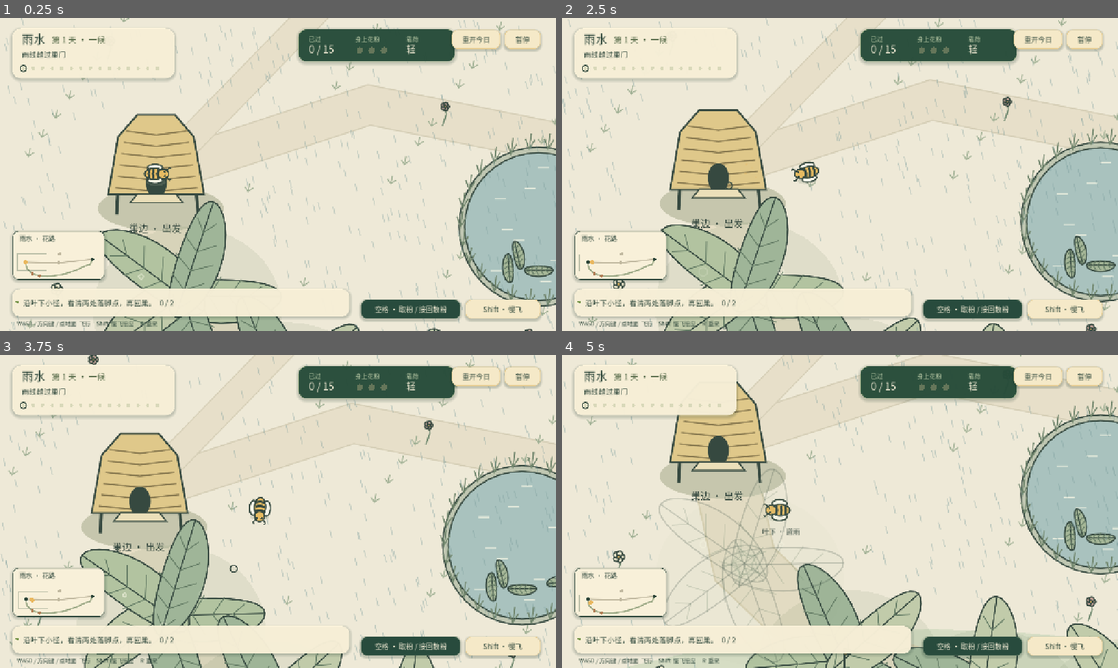
Above: before the commit, frames 1-4 (two rows, left to right).
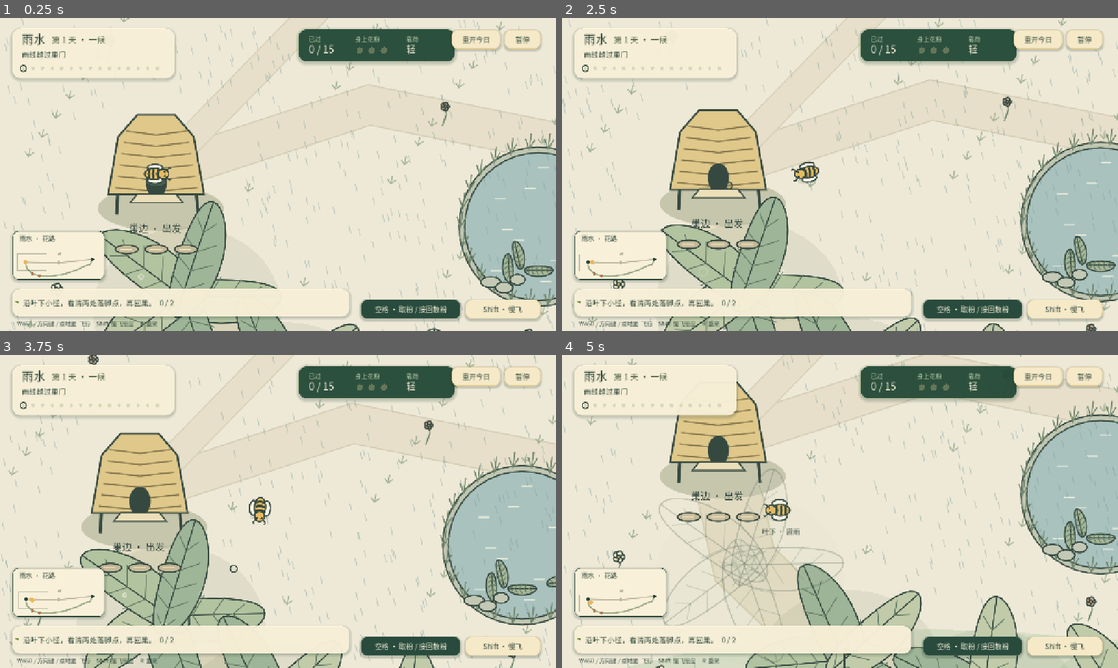
Above: after the commit, the same moments.

Repository: alanthssss/nameless-becoming
Game: Godot game, scene res://playtest/rain_route/rain_route.tscn
Same seed, same stepped clock (60 frames per second), same inputs: the game is played once before the commit and once after it. This scene is started directly instead of the project's main scene. Sound files missing from this copy of the repository are replaced by a short silence.
Inputs (mouse positions are in pixels of both pictures, inside the frame that each line leads up to):
- Up to frame 1 (0.25 s): no input
- Up to frame 2 (2.5 s): click "空格 · 取粉 / 接回散粉" at 0.5 s; tap Enter (ui_accept) at 1.25, 1.52, 1.82 s; move the mouse to (962, 158) at 1.27 s; hold D (move_right) 1.28-2 s; hold Space (action) 1.28-2 s; click (962, 158) at 1.42 s; tap Shift at 1.55 s; drag from (728, 190) to (812, 237) at 2.02 s
- Up to frame 3 (3.75 s): move the mouse to (333, 442) at 2.77 s; hold D (move_right) 2.78-3.5 s; hold Space (action) 2.78-3.5 s; tap Shift at 3.05 s; drag from (250, 574) to (111, 464) at 3.52 s
- Up to frame 4 (5 s): move the mouse to (1006, 558) at 4.27 s; hold A (move_left) from 4.28 s (still down); hold Q (return_hive) from 4.28 s (still down); tap Enter (ui_accept) at 4.52, 4.82 s; tap Shift at 4.55 s

The runs differ from the first frame. In frame 1, 0.5% of the frame differs, in the area x 20-95%, y 72-88%; in frame 2, 0.5%; in frame 3, 0.5%; in frame 4, 0.6%, in the area x 20-95%, y 50-66%.

Commit message:
feat: add Rain Water landmarks and a quiet homecoming

Diff:
--- a/godot/playtest/rain_route/rain_route.gd
+++ b/godot/playtest/rain_route/rain_route.gd
@@ -26,6 +26,7 @@
 var font := preload("res://fonts/NotoSansCJKsc-ProjectSubset.otf")
 var paused := false
 var sound: AudioStreamPlayer
+var rain_sound: AudioStreamPlayer
 var music: AudioStreamPlayer
 var pointer_target := Vector2.ZERO
 var pointer_active := false
@@ -65,6 +66,14 @@
 	sound = AudioStreamPlayer.new()
 	sound.bus = &"SFX"
 	add_child(sound)
+	rain_sound = AudioStreamPlayer.new()
+	var rain_stream: AudioStreamWAV = preload("res://assets/audio/rain_route_rain.wav").duplicate()
+	rain_stream.loop_mode = AudioStreamWAV.LOOP_FORWARD
+	rain_stream.loop_end = int(rain_stream.get_length() * rain_stream.mix_rate)
+	rain_sound.stream = rain_stream
+	rain_sound.volume_db = -24
+	add_child(rain_sound)
+	rain_sound.play()
 	music = AudioStreamPlayer.new()
 	music.stream = MUSIC
 	music.bus = &"Music"
@@ -295,6 +304,9 @@
 		pointer_active = true
 
 func _physics_process(delta: float) -> void:
+	rain_sound.stream_paused = paused
+	if not paused:
+		rain_sound.volume_db = linear_to_db(maxf(0.001, model.rain_strength() * (0.045 if model.sheltered(model.position) else 0.085)))
 	if not paused:
 		visual_time += delta
 		for index in range(action_reactions.size() - 1, -1, -1):
@@ -352,6 +364,8 @@
 	queue_redraw()
 
 func _context_message() -> String:
+	if model.homecoming_time >= 0:
+		return "大家都回来了。雨慢慢小了，可以再待一会儿；到巢门按空格收工。"
 	if beetle_greeting_time > 0:
 		return "它平安到家了。可以歇一会儿，再回巢。"
 	if model.work_ready():
@@ -442,7 +456,7 @@
 		var p: Vector2 = Vector2(40, 514) + Model.BUILD_SITES[i] * 0.053
 		draw_circle(p, 4, Color("79974d") if model.built_site == i else Color("c1b9a0"))
 	if model.last_event != "":
-		_text(Vector2(260, 594), "花路记事 · " + str(model.event_catalog[model.last_event].title), 16, INK)
+		_text(Vector2(260, 594), "花路记事 · " + str({8: "带粉途中歇歇脚", 13: "带大家采粉回家", 14: "到叶台接伙伴", 15: "一起带粉回家"}.get(int(model.event_catalog[model.last_event].order), model.event_catalog[model.last_event].title)), 16, INK)
 	for target: Vector2 in model.objective_points():
 		draw_circle(Vector2(40, 514) + target * 0.053, 3.5, Color("b17c54"))
 	if model.day_finished and not model.complete and not paused:
--- a/godot/playtest/rain_route/route_landscape.gd
+++ b/godot/playtest/rain_route/route_landscape.gd
@@ -167,7 +167,7 @@
 	if visible_world.has_point(Model.FLOWERS):
 		if not occupied(Model.FLOWERS):
 			canopy(Model.FLOWERS + Vector2(0, -15), 4)
-		for i in range(13):
+		for i in range(9):
 			var p := Model.FLOWERS + Vector2(sin(i * 2.39) * (45 + i * 5), cos(i * 2.39) * (40 + i * 5))
 			flower(p, 19 + i % 4, Color("d5a99b") if i % 3 else Color("f1e6ba"))
 	_daily_world(visible_world)
@@ -211,6 +211,7 @@
 	_draw_drip_gaps(visible_world)
 	_draw_seed_landing(visible_world)
 	_draw_beetle_guest(visible_world)
+	_draw_landmarks(visible_world)
 	_draw_beetle_hint()
 	if route.model.sheltered(route.model.position) and route.model.position.distance_to(Model.HIVE) > 205:
 		label(route.model.position + Vector2(-38, 55), "叶下 · 避雨", 16)
@@ -272,7 +273,7 @@
 	hive()
 	label(Model.FLOWERS + Vector2(-57, 166), "花田 · 取粉", 22)
 	label(Vector2(1000, 1770), "叶下小径", 30)
-	label(Vector2(1850, 480), "雨中的洼地", 30)
+	label(Vector2(1250, 345), "上方小路", 24)
 
 
 func extra_roofs() -> Array:
@@ -314,7 +315,7 @@
 				flower(spot, 15 + pulse * 3, Color("e2c2ab").lerp(Color("f1e6ba"), pulse * 0.5))
 				if model.pollinated.has(str(i)):
 					draw_circle(spot, 4, GOLD)
-		label(p + Vector2(-35, 65), "花粉已到" if model.pollinated.has(str(i)) else "待传粉", 16)
+		label(p + Vector2(-35, 65), "花已结籽" if model.pollinated.has(str(i)) and model.day >= 11 else ("已传粉" if model.pollinated.has(str(i)) else "待传粉"), 16)
 	if model.day >= 7:
 		var landing: Vector2 = Model.Calendar.DAYS[6].target
 		if visible_world.has_point(landing):
@@ -414,7 +415,7 @@
 	if visible_world.has_point(target):
 		# The destination stays legible above transparent overhead leaves.
 		draw_rect(Rect2(target + Vector2(-92, 73), Vector2(184, 30)), Color("f8f0d9"))
-		label(target + Vector2(-78, 94), "种壳放这里 · %d / 3" % model.cleared.size(), 17)
+		label(target + Vector2(-78, 94), "清好的干地" if model.cleared.size() == 3 else "种壳放这里 · %d / 3" % model.cleared.size(), 17)
 		if model.day == 7 and model.carried_seed >= 0:
 			draw_arc(target, 75, 0, TAU, 48, Color("ae7d55"), 2, true)
 	if model.day == 7 and model.carried_seed >= 0 and model.position.distance_to(target) >= 75:
@@ -455,6 +456,8 @@
 	if model.day < 9 or not visible_world.has_point(model.beetle_position):
 		return
 	var p: Vector2 = model.beetle_position
+	if model.beetle_home and model.day > 9:
+		p += Vector2(sin(route.visual_time * 0.45) * 17, sin(route.visual_time * 0.9) * 4)
 	var remaining: float = route.beetle_greeting_time
 	var elapsed: float = 4.0 - remaining
 	var turn := smoothstep(0.4, 1.2, elapsed) if remaining > 0 else 0.0
@@ -465,7 +468,7 @@
 	for side in [-1, 1]:
 		for leg in range(3):
 			var foot := Vector2(side * 19, -10 + leg * 10)
-			if side == 1 and leg == 0 and elapsed > 1.2 and remaining > 0.7:
+			if side == 1 and leg == 0 and ((elapsed > 1.2 and remaining > 0.7) or (model.beetle_home and model.day > 9 and p.distance_to(model.position) < 155 and fposmod(route.visual_time, 7) < 1.5)):
 				foot += Vector2(5 + sin(elapsed * 9) * 4, -9 + cos(elapsed * 9) * 4)
 			line([Vector2(side * 8, -10 + leg * 10), foot], INK, 2)
 	oval(Vector2.ZERO, Vector2(13, 19), Color("ae9278"))
@@ -476,6 +479,47 @@
 		line([Vector2(side * 4, -23), Vector2(side * 9, -28)], INK, 1.3)
 	draw_set_transform(Vector2.ZERO)
 	if model.beetle_home:
-		label(p + Vector2(-30, 48), "到家了", 16)
+		label(p + Vector2(-30, 48), "到家了" if model.day == 9 else "小甲虫的家", 16)
 	elif model.day != 9:
 		label(p + Vector2(-30, 43), "小甲虫", 16)
+
+
+func _draw_landmarks(visible_world: Rect2) -> void:
+	var model = route.model
+	# Each place gets a different silhouette; these marks never alter flight collision.
+	if visible_world.has_point(Model.HIVE):
+		for i in range(3):
+			var p := Model.HIVE + Vector2(-68 + i * 68, 172)
+			oval(p, Vector2(26, 10), Color("c4b998"))
+			line([p + Vector2(-15, 0), p + Vector2(12, 0)], Color("eee2bd"), 1.5)
+	for index in range(Model.PONDS.size()):
+		var pond: Vector3 = Model.PONDS[index]
+		var bank := Vector2(pond.x - pond.z * 0.65, pond.y + pond.z * 0.75)
+		if visible_world.has_point(bank):
+			for i in range(3):
+				oval(bank + Vector2(i * 31, sin(i * 1.8) * 13), Vector2(23 - i * 3, 12), Color("c4c9b5"))
+	if visible_world.has_point(Model.FLOWERS):
+		var edge := Model.FLOWERS + Vector2(-112, 110)
+		line([edge + Vector2(-10, 24), edge, edge + Vector2(35, -13), edge + Vector2(62, -5)], Color("867b57"), 3)
+		for i in range(3):
+			flower(edge + Vector2(i * 30, -24 - i * 8), 10, Color("e3c580"))
+	if model.built_site >= 0 and visible_world.has_point(model.roof_position()):
+		var p: Vector2 = model.roof_position() + Vector2(0, 135)
+		leaf(p, 55, 0.05, Color("d8ceaa"))
+		line([p + Vector2(-57, 18), p + Vector2(-43, 34), p + Vector2(43, 34), p + Vector2(57, 18)], INK, 2)
+		label(p + Vector2(-46, 59), "叶下歇脚", 17)
+		# Familiar five companions remain the only bee group; no extra background bees.
+		if model.day == 14 and not model.waiting_companion_points().is_empty():
+			label(model.roof_position() + Vector2(-45, -90), "伙伴在这里", 17)
+	if model.beetle_home:
+		var p: Vector2 = model.beetle_rest_position() + Vector2(35, 35)
+		if visible_world.has_point(p):
+			oval(p, Vector2(21, 16), Color("c1ad8b"))
+			oval(p + Vector2(0, 6), Vector2(10, 10), INK, false)
+			leaf(p + Vector2(-3, -17), 33, -0.15, GREEN)
+	if model.cleared.size() == 3:
+		var p := Vector2(2500, 1110)
+		if visible_world.has_point(p):
+			oval(p, Vector2(74, 35), Color("e6d5ac"), false)
+			for i in range(3):
+				line([p + Vector2(-35 + i * 27, 8), p + Vector2(-31 + i * 27, -9)], Color("bfae86"), 1.5)
--- a/godot/playtest/rain_route/route_model.gd
+++ b/godot/playtest/rain_route/route_model.gd
@@ -43,6 +43,7 @@
 var drip_hit_points: Dictionary = {}
 var moving_hold := 0.0
 var day_clock := 0.0
+var homecoming_time := -1.0
 var dry_days := 0
 var dawn_state: Dictionary = {}
 
@@ -106,6 +107,7 @@
 	day_delivered = 0
 	day_spills = 0
 	day_clock = 0
+	homecoming_time = -1.0
 	moving_hold = 0
 	rain_exposure = 0
 	drops.clear()
@@ -388,7 +390,7 @@
 	return built_site >= 0 and point.distance_to(roof_position()) < roof_radius()
 
 func rain_strength() -> float:
-	return (0.72 if day >= 14 else 0.6) + sin(elapsed * 0.055) * 0.18
+	return ((0.72 if day >= 14 else 0.6) + sin(elapsed * 0.055) * 0.18) * (lerpf(1.0, 0.08, smoothstep(0, 6, homecoming_time)) if homecoming_time >= 0 else 1.0)
 
 func raining(point: Vector2) -> bool:
 	return BOUNDS.has_point(point) and not sheltered(point)
@@ -414,6 +416,8 @@
 func step(delta: float, steering: Vector2, braking: bool) -> void:
 	if complete or day_finished or delta <= 0.0:
 		return
+	if homecoming_time >= 0:
+		homecoming_time += delta
 	drip_hit_flash = maxf(0.0, drip_hit_flash - delta)
 	elapsed += delta
 	day_clock += delta
@@ -525,6 +529,9 @@
 			delivered += cargo
 			cargo = 0
 			deliveries += 1
+		if day == 15 and work_ready() and homecoming_time < 0:
+			homecoming_time = 0
+			return "deliver"
 		if work_ready():
 			day_finished = true
 			completed_days.append(day)
@@ -549,6 +556,8 @@
 	return ""
 
 func action_label() -> String:
+	if homecoming_time >= 0:
+		return "空格 · 收工" if position.distance_to(HIVE) < 80 else "回巢 · 收工"
 	if roof_available():
 		return "空格 · 带上遮雨叶" if can_take_roof() else "到巢门右侧带叶"
 	if position.distance_to(HIVE) < 80:
@@ -579,6 +588,14 @@
 	return "空格 · 取粉 / 接回散粉"
 
 func _update_companions(delta: float) -> void:
+	if homecoming_time >= 0:
+		for i in range(companions.size()):
+			var target := HIVE + Vector2(-66 + i * 33, 56 + (i % 2) * 20)
+			var movement: Vector2 = target - companions[i].position
+			if movement.length() > 3:
+				companions[i].heading = lerp_angle(float(companions[i].heading), movement.angle(), minf(1, delta * 5))
+			companions[i].position = (companions[i].position as Vector2).move_toward(target, delta * 45)
+		return
 	var leader := position
 	for bee in companions:
 		bee.grace = maxf(0.0, float(bee.grace) - delta)
--- a/godot/tools/capture_rain_route.gd
+++ b/godot/tools/capture_rain_route.gd
@@ -102,6 +102,18 @@
 		Driver.home(scene.model, false)
 		scene.paused = false
 		scene._act()
+		if day == 15:
+			assert(not scene.model.day_finished and scene.model.homecoming_time == 0)
+			for frame in range(360):
+				scene._physics_process(1.0 / 60)
+			assert(scene.model.home_companions() == 5 and scene.model.rain_strength() < 0.1)
+			var home_time: float = scene.model.homecoming_time
+			scene.paused = true
+			scene._physics_process(0.5)
+			assert(scene.model.homecoming_time == home_time)
+			scene.paused = false
+			await capture("day-15-homecoming")
+			scene._act()
 		assert(scene.model.day_finished)
 		await capture("day-%02d-end" % day)
 		if day < 15:
--- a/godot/tools/rain_calendar_driver.gd
+++ b/godot/tools/rain_calendar_driver.gd
@@ -40,6 +40,8 @@
 		fly(model, path[i])
 	if close_day:
 		model.act()
+		if model.day == 15 and model.homecoming_time >= 0 and not model.day_finished:
+			model.act()
 
 static func work(model, site := 0) -> void:
 	match model.today().mode:
Not shown, added: godot/assets/audio/rain_route_rain.wav.import
Not shown, changed: docs/design/solar-term-campaign-production-spec.md
Not shown, added: godot/assets/audio/rain_route_rain.wav
